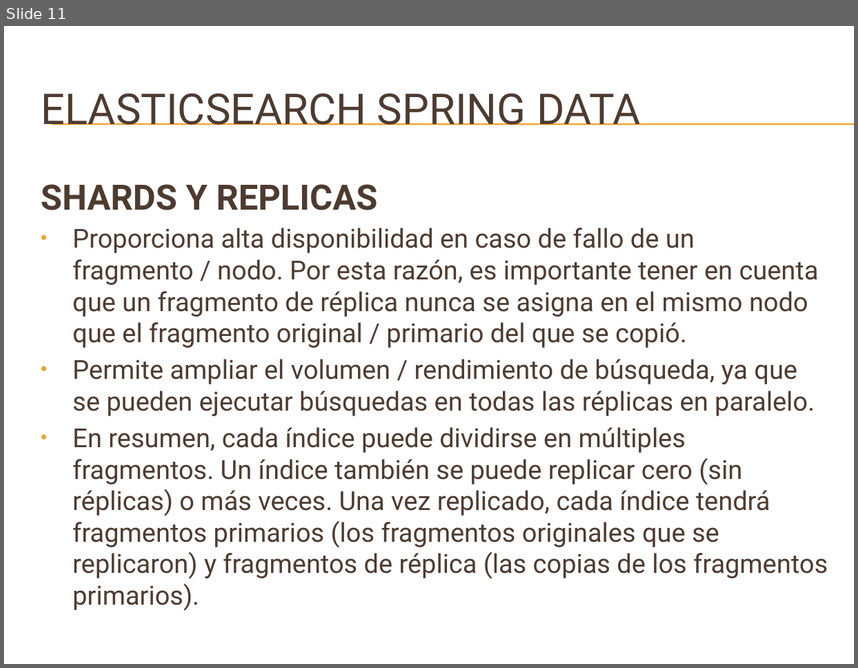
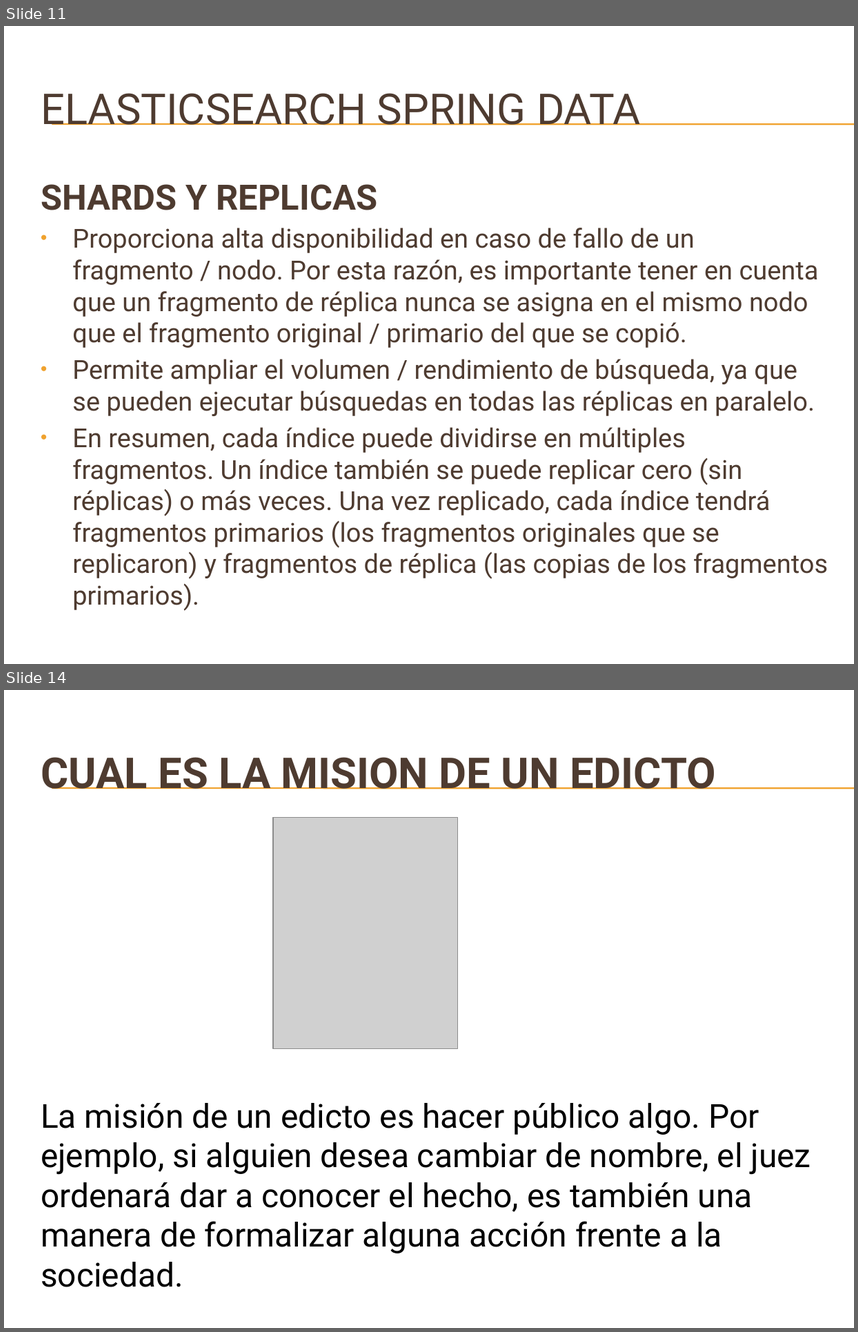
Before and after one commit to danielrpg/searchEngineAPI, a slide deck: document/ELASTICSEARCH SPRING DATA04.pptx. Shown one above the other, each under a label of ours: slide 11 before the commit, slides 11 and 14 after it; the slides between them are not shown. The pictures are 858x668 and 858x1332 pixels, drawn with LibreOffice and Linux fonts; fonts in the diff are those of the drawing; grey boxes stand for pictures; background and template pictures are left out. Boxes give left, top, right and bottom in pixels: in the first picture for what was removed or moved away, otherwise in the second. Text is boxed around its words. In the diff, an @@ line names an element or a change of style, - is before the commit and + after.

```diff
--- a/document/ELASTICSEARCH SPRING DATA04.pptx
+++ b/document/ELASTICSEARCH SPRING DATA04.pptx
@@ slide 14 added at bbox=[4, 690, 854, 1328], background picture (left out); not listed: 2 template elements that a slide beside it also shows @@
@@ title added at bbox=[41, 757, 716, 789], 36 pt, text #4E3B30, bold @@
+CUAL ES LA MISION DE UN EDICTO
@@ picture added at bbox=[274, 818, 458, 1049] @@
@@ text added at bbox=[41, 1103, 811, 1287], 28 pt, text #000000 @@
+La misión de un edicto es hacer público algo. Por ejemplo, si alguien desea cambiar de nombre, el juez ordenará dar a conocer el hecho, es también una manera de formalizar alguna acción frente a la sociedad.
```
Also in this commit, not shown: 1 slide changed, 6 other slides added, 10 other files.
